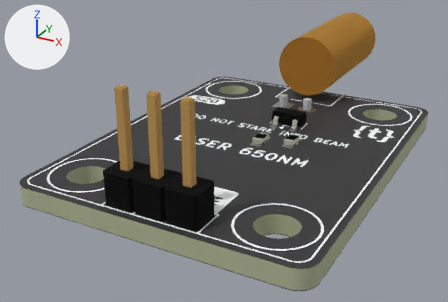
The glTF model assets/img/kit/s20.glb as it was, and as the next commit left it.
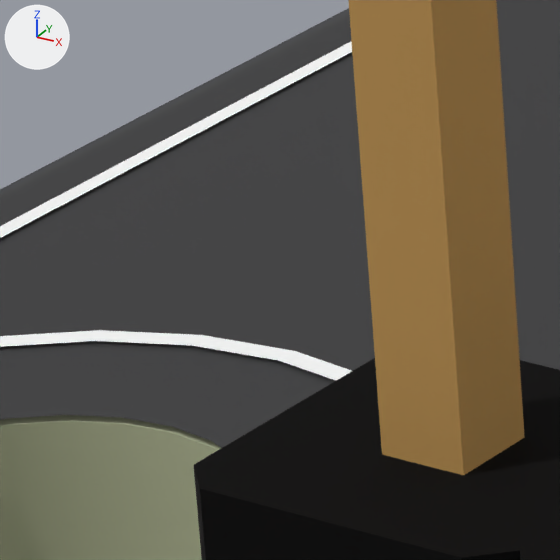
The first picture shows the older version from a 50 mm camera at (0.134, -0.1608, 0.0225) aimed at (0.1086, -0.1145, -0.0007). The close-ups show the older and then the newer version on the part from 19% to 31% of the width and 42% to 59% of the height of that picture. Only the edits that show in the close-ups are written down. Every picture has the same lights, and +X, +Y and +Z are marked at upper left. Where no turn or scale is listed for an object, it has been applied to the vertices. Vertices at exactly the same position are counted once.

Names of what the first close-up shows: '=>[0:1:1:11]', '=>[0:1:1:7]', '=>[0:1:1:9]', 'J1'.
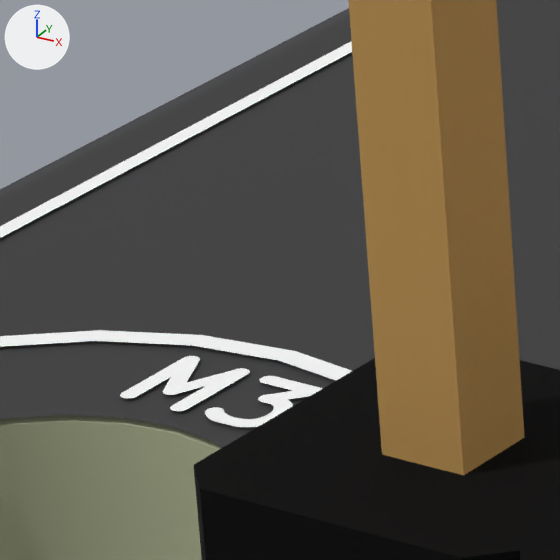
Edits to the scene script, one JSON object a line:
```json
{"op": "set", "path": "mat_mat_9.base_color", "old": "(0.645, 0.638, 0.572)", "new": "(0.0192, 0.0185, 0.0185)", "note": "light grey #d2d1c7 -> black #262525"}
{"op": "set", "path": "mat_mat_10.base_color", "old": "(0.435, 0.398, 0.316)", "new": "(0.709, 0.504, 0.21)", "note": "grey #b0a998 -> beige #dbbc7e"}
{"block": "me_pinheader_1x03_p2_54mm_vertical", "where": "me_pinheader_1x03_p2_54mm_vertical.from_pydata(...)  # 112 vertices, 220 faces; spans x -0.00127..0.00635, y -0.00127..0.00127, z -0.003..0.00854"}
{"op": "remove", "block": "me_pinheader_1x03_p2_54mm_vertical", "code": "me_pinheader_1x03_p2_54mm_vertical.materials.append(mat_mat_6)  # black #262525"}
{"op": "remove", "block": "me_pinheader_1x03_p2_54mm_vertical", "code": "me_pinheader_1x03_p2_54mm_vertical.materials.append(mat_mat_7)  # beige #dbbc7e"}
{"op": "add", "block": "me_pinheader_1x03_p2_54mm_vertical", "code": "me_pinheader_1x03_p2_54mm_vertical.materials.append(mat_mat_9)  # black #262525"}
{"op": "add", "block": "me_pinheader_1x03_p2_54mm_vertical", "code": "me_pinheader_1x03_p2_54mm_vertical.materials.append(mat_mat_10)  # beige #dbbc7e"}
{"block": "me_laser_silkscreen", "where": "# used by ob_0_1_1_7; location = (0.0, 0.0, 0.0)"}
{"op": "remove", "block": "me_laser_silkscreen", "code": "me_laser_silkscreen.from_pydata(...)  # 2856 vertices, 2824 faces; spans x 0.1005..0.1235, y -0.1315..-0.1, z 0.0016"}
{"op": "add", "block": "me_laser_silkscreen", "code": "me_laser_silkscreen.from_pydata(...)  # 3416 vertices, 3368 faces; spans x 0.1005..0.1235, y -0.1315..-0.1, z 0.0016"}
{"block": "me_laser_silkscreen", "change": "me_laser_silkscreen part 1: a new loose piece of 75 vertices spanning x 0.1041..0.1047, y -0.1262..-0.1254, z 0.0016, in mat_mat_12 (white #fbfbfb)"}
{"block": "me_laser_silkscreen", "change": "me_laser_silkscreen part 2: a new loose piece of 65 vertices spanning x 0.1033..0.104, y -0.1262..-0.1254, z 0.0016, in mat_mat_12 (white #fbfbfb)"}
{"block": "me_laser_silkscreen", "change": "other edits to the shape of me_laser_silkscreen do not show in these pictures"}
```

Pixel boxes [x1, y1, x2, y2] of what changed, in the close-ups (560 x 560 px):
```json
{"object": "=>[0:1:1:7]", "change": "reshaped", "before": [0, 42, 352, 380], "after": [0, 42, 352, 427]}
{"part": 1, "of": "me_laser_silkscreen", "change": "added", "after": [205, 376, 323, 427]}
{"part": 2, "of": "me_laser_silkscreen", "change": "added", "after": [120, 356, 250, 411]}
```
